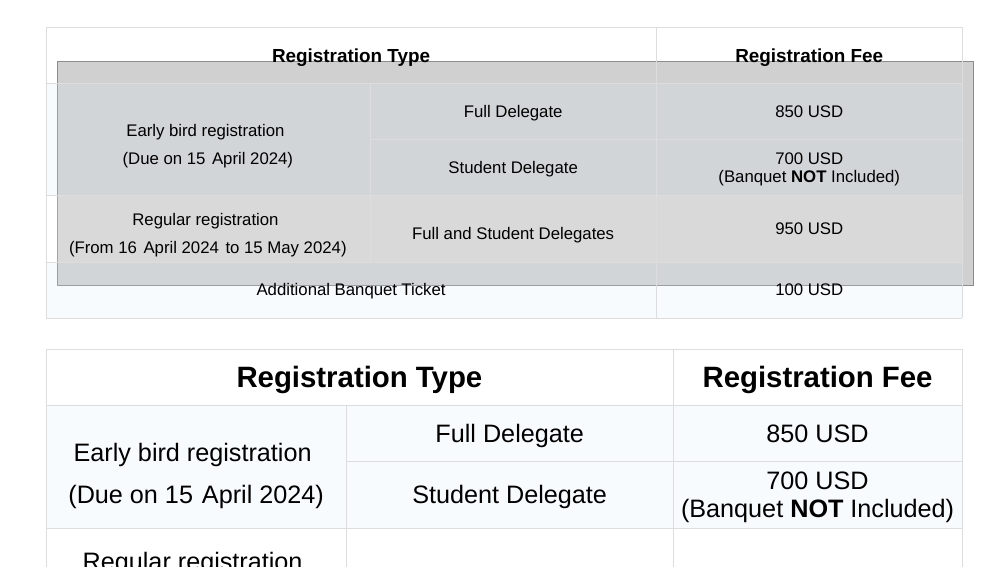
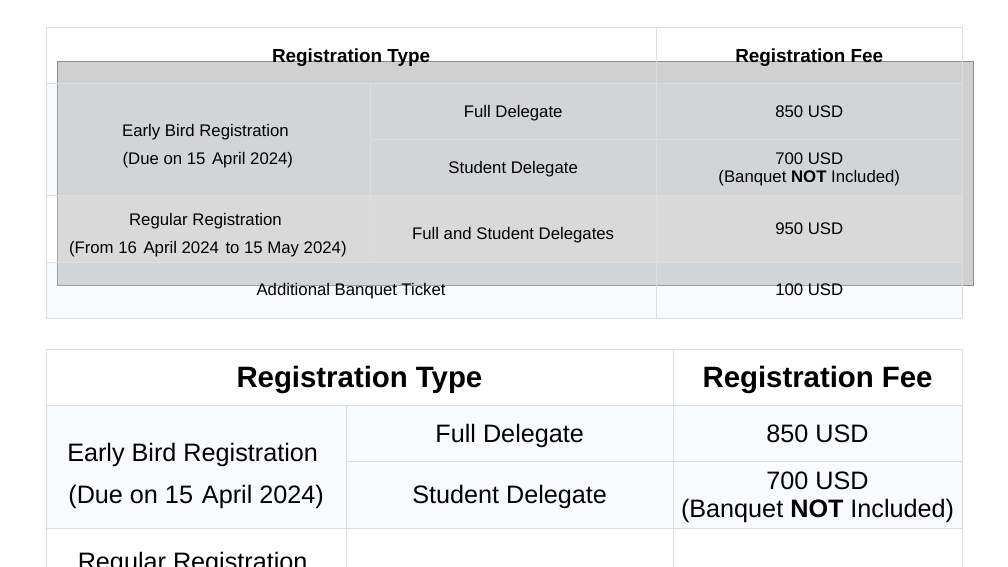
Before and after one commit to zhangxy911/zhangxy911.github.io, a slide deck: slide 4 of assets/figures.pptx. Drawn at 1008x567 pixels with LibreOffice and Linux fonts; fonts in the diff are those of the drawing; grey boxes stand for pictures. Boxes give left, top, right and bottom in pixels: in the first picture for what was removed or moved away, otherwise in the second. Text is boxed around its words. In the diff, an @@ line names an element or a change of style, - is before the commit and + after.

```diff
--- a/assets/figures.pptx
+++ b/assets/figures.pptx
@@ table at bbox=[46, 28, 963, 319] @@
-row 2, column 1: Early bird registration / (Due on 15 April 2024)
+row 2, column 1: Early Bird Registration / (Due on 15 April 2024)
-row 4, column 1: Regular registration / (From 16 April 2024 to 15 May 2024)
+row 4, column 1: Regular Registration / (From 16 April 2024 to 15 May 2024)
@@ table at bbox=[46, 350, 963, 567] @@
-row 2, column 1: Early bird registration / (Due on 15 April 2024)
+row 2, column 1: Early Bird Registration / (Due on 15 April 2024)
-row 4, column 1: Regular registration / (From 16 April 2024 / to 15 May 2024)
+row 4, column 1: Regular Registration / (From 16 April 2024 / to 15 May 2024)
```
Also in this commit, not shown: 2 other files.
